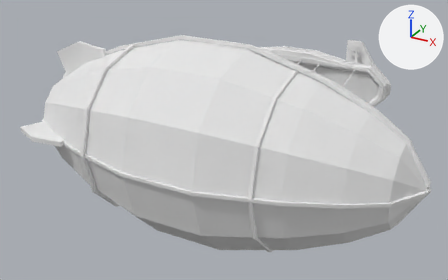
One commit to the OBJ model static/assets/ships/3/model.obj: the scene before it, then after it.
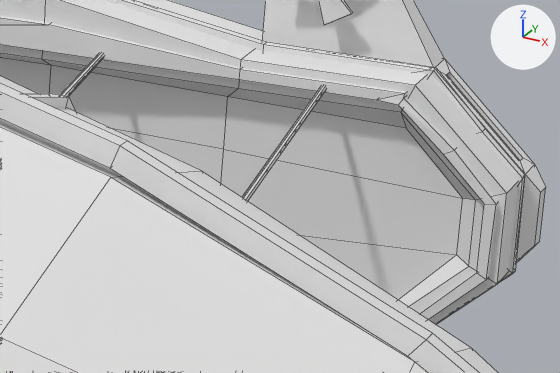
Each version appears first whole from a camera (50 mm lens) standing at (2.48, -6.56, 2.23) and looking at (-0.22, -1.66, -0.22), and next in a close-up on the part from 68% to 88% of the width and 20% to 41% of the height. Lighting does not change. The marker at upper right points along +X, +Y and +Z. The close-ups show mesh edges as thin lines. Where no turn or scale is listed for an object, it has been applied to the vertices.

Names of what the first close-up shows: 'CUPIC_AIRSHIP', 'CUPIC_AIRSHIP.002'.
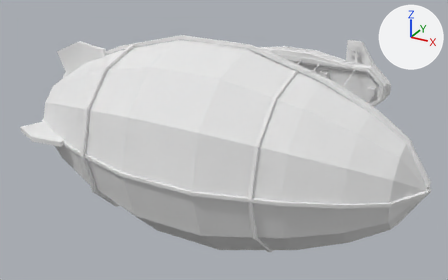
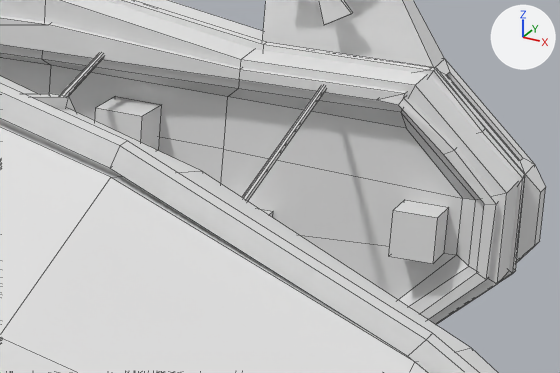
Commit message: Boat seats

What differs and where, as boxes (x1, y1, x2, y2) in the close-ups (560 x 373 px):
```json
{"object": "Seat.0", "change": "added", "after": [389, 200, 449, 264]}
{"object": "Seat.2", "change": "added", "after": [95, 96, 162, 150]}
```

Edits to the scene script, one JSON object a line:
```json
{"op": "add", "block": "me_seat_2", "code": ["me_seat_2 = bpy.data.meshes.new('Seat.2')", "me_seat_2.from_pydata([(0.1856, -0.0858, 0.0377), (0.1791, -0.1685, 0.0377), (0.1856, -0.0858, 0.1239), (0.1791, -0.1685, 0.1239), (0.2772, -0.093, 0.0377), (0.2707, -0.1757, 0.0377), (0.2772, -0.093, 0.1239), (0.2707, -0.1757, 0.1239)], [], [(0, 1, 3, 2), (2, 3, 7, 6), (6, 7, 5, 4), (4, 5, 1, 0), (2, 6, 4, 0), (7, 3, 1, 5)])", "me_seat_2.materials.append(mat_cube_1_2)  # its picture is missing"]}
{"op": "add", "block": "me_seat_0", "code": ["me_seat_0 = bpy.data.meshes.new('Seat.0')", "me_seat_0.from_pydata([(0.7392, -0.1057, -0.0633), (0.7386, -0.1706, -0.0633), (0.7392, -0.1057, 0.0221), (0.7386, -0.1705, 0.0221), (0.8186, -0.1064, -0.0633), (0.818, -0.1712, -0.0633), (0.8186, -0.1064, 0.0221), (0.818, -0.1712, 0.0221)], [], [(0, 1, 3, 2), (2, 3, 7, 6), (6, 7, 5, 4), (4, 5, 1, 0), (2, 6, 4, 0), (7, 3, 1, 5)])", "me_seat_0.materials.append(mat_cube_1_2)  # its picture is missing"]}
{"op": "add", "block": "ob_seat_2", "code": ["ob_seat_2 = bpy.data.objects.new('Seat.2', me_seat_2)", "ob_seat_2.location = (0.0, 0.0, 0.0)"]}
{"op": "add", "block": "ob_seat_0", "code": ["ob_seat_0 = bpy.data.objects.new('Seat.0', me_seat_0)", "ob_seat_0.location = (0.0, 0.0, 0.0)"]}
```
